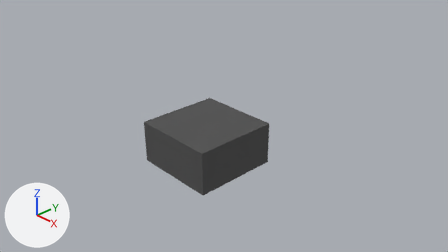
One commit to the Blender file Project Gamma/Assets/Models/Interactables/Moving Platform.blend: the scene before it, then after it.
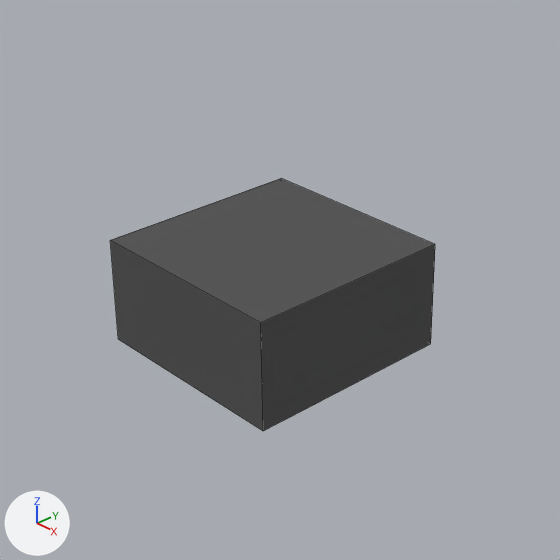
Each version appears first from the file's camera 'Camera', and next in a close-up on the part from 23% to 71% of the width and 12% to 97% of the height. The axes (+X, +Y, +Z) are drawn at lower left. The lights are the same throughout. The close-ups show mesh edges as thin lines.

Objects in the first close-up: 'Moving Platform'.
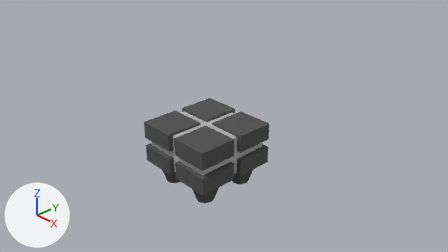
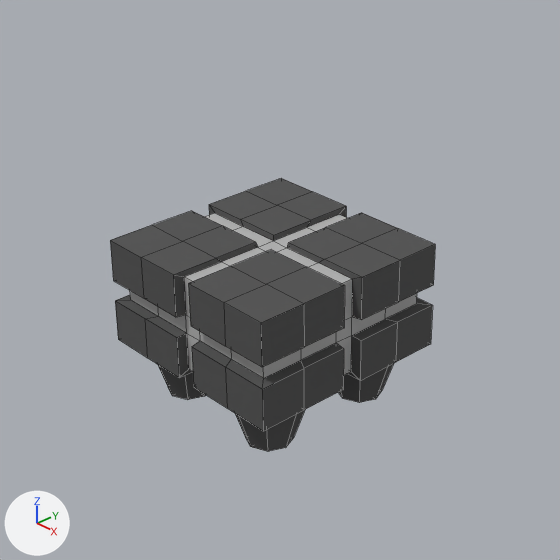
Where the change shows, as pixel boxes [x1, y1, x2, y2] in the close-ups (560 x 560 px):
'Moving Platform', reshaped (8% taller): before [110, 178, 435, 431]; after [110, 178, 435, 451]
part 1 of me_cube, added: after [110, 178, 435, 451]

Edits to the bpy script that builds the scene:
```text
Add mat_grey:
    mat_grey = diffuse_material('Grey')
    mat_grey.base_color = (0.467, 0.467, 0.467)  # grey #b6b6b6
Change me_cube:
    used by ob_moving_platform; location = (0.0, 0.0, 0.0)
    remove me_cube.from_pydata(...)  # 8 vertices, 6 faces; spans x -1.0..1.0, y -1.0..1.0, z -0.5..0.5
    add me_cube.from_pydata(...)  # 320 vertices, 318 faces; spans x -1.0..1.0, y -1.0..1.0, z -1.0..0.5
    me_cube part 1: 312 vertices added at x -1.0..1.0, y -1.0..1.0, z -1.0..0.5
    add me_cube.materials.append(mat_grey)  # grey #b6b6b6
```
